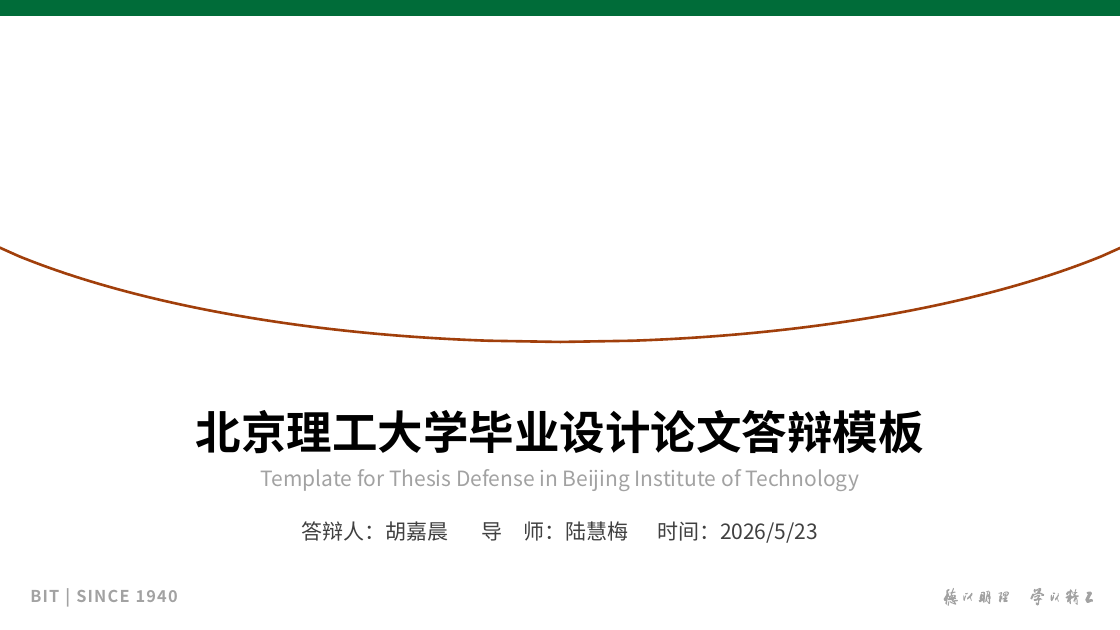
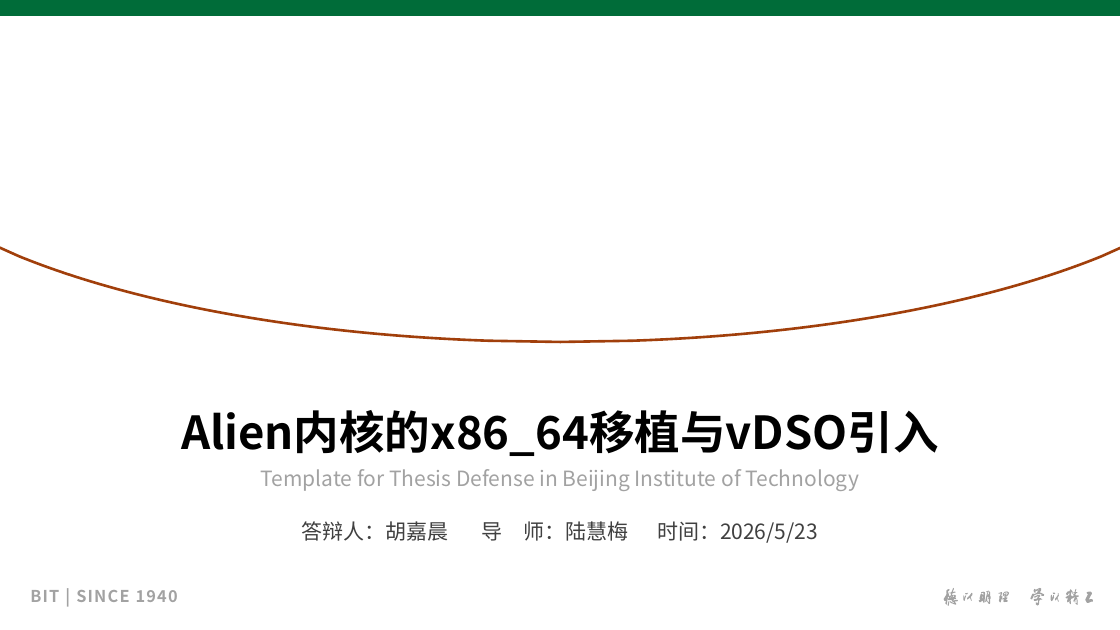
Before and after one commit to hhhjjjcc112/AsyncAlien, a slide deck: slide 1 of docs/graduation/论文/论文答辩/论文答辩.pptx. Drawn at 1120x630 pixels with LibreOffice and Linux fonts; fonts in the diff are those of the drawing; background and template pictures are left out. Boxes give left, top, right and bottom in pixels: in the first picture for what was removed or moved away, otherwise in the second. Text is boxed around its words. In the diff, an @@ line names an element or a change of style, - is before the commit and + after.

```diff
--- a/docs/graduation/论文/论文答辩/论文答辩.pptx
+++ b/docs/graduation/论文/论文答辩/论文答辩.pptx
@@ text at box(181, 410, 939, 456): text changed @@
-北京理工大学毕业设计论文答辩模板
+Alien内核的x86_64移植与vDSO引入
```
Also in this commit, not shown: 5 other slides changed, 13 slides added, 58 slides removed, 4 other files.
